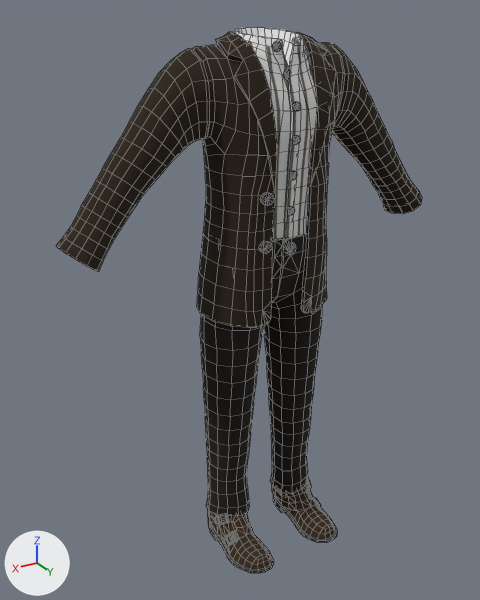
The FBX model Assets/Content/3Dmodels/Attires/Bandits/Common/Type1/3Dmodel_Attire_Bandit_Common_Type1.fbx as it was, and as the next commit left it.
The view is the same before and after, from a camera (50 mm lens) standing at (0.981, 1.501, 1.565) and looking at (0.071, -0.015, 0.807). The axes (+X, +Y, +Z) are drawn at lower left. The lights are the same throughout. The picture after the commit comes second. Mesh edges are drawn as thin lines. Where no turn or scale is listed for an object, it has been applied to the vertices.

The first picture shows 'Attire_Bandit_Common_Type1'.
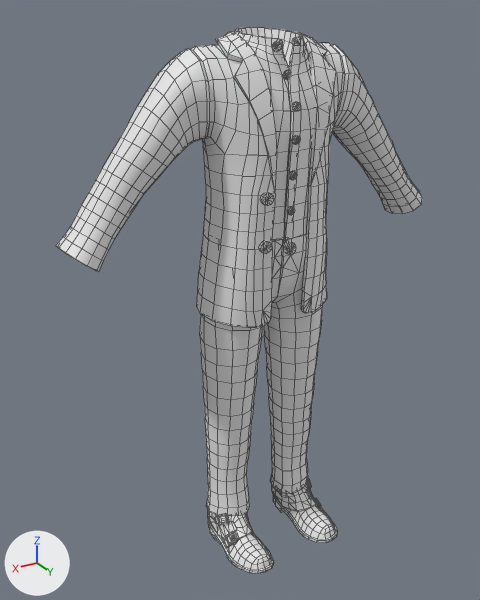
What differs and where, as boxes [x1, y1, x2, y2] in the pictures (480 x 600 px):
'Attire_Bandit_Common_Type1', recoloured (lighter): [56, 30, 422, 573] in both

The change, as a list of edits to the scene's bpy script:
```text
Change me_attire_bandit_common_type1:
    where me_attire_bandit_common_type1.from_pydata(...)  # 2825 vertices, 3016 faces; spans x -0.58..0.58, y -0.14..0.23, z 0.0..1.53
    remove me_attire_bandit_common_type1.materials.append(mat_material)  # picture img_texture_attire_bandit_common_type1_darkbrown_cmap_png
```
